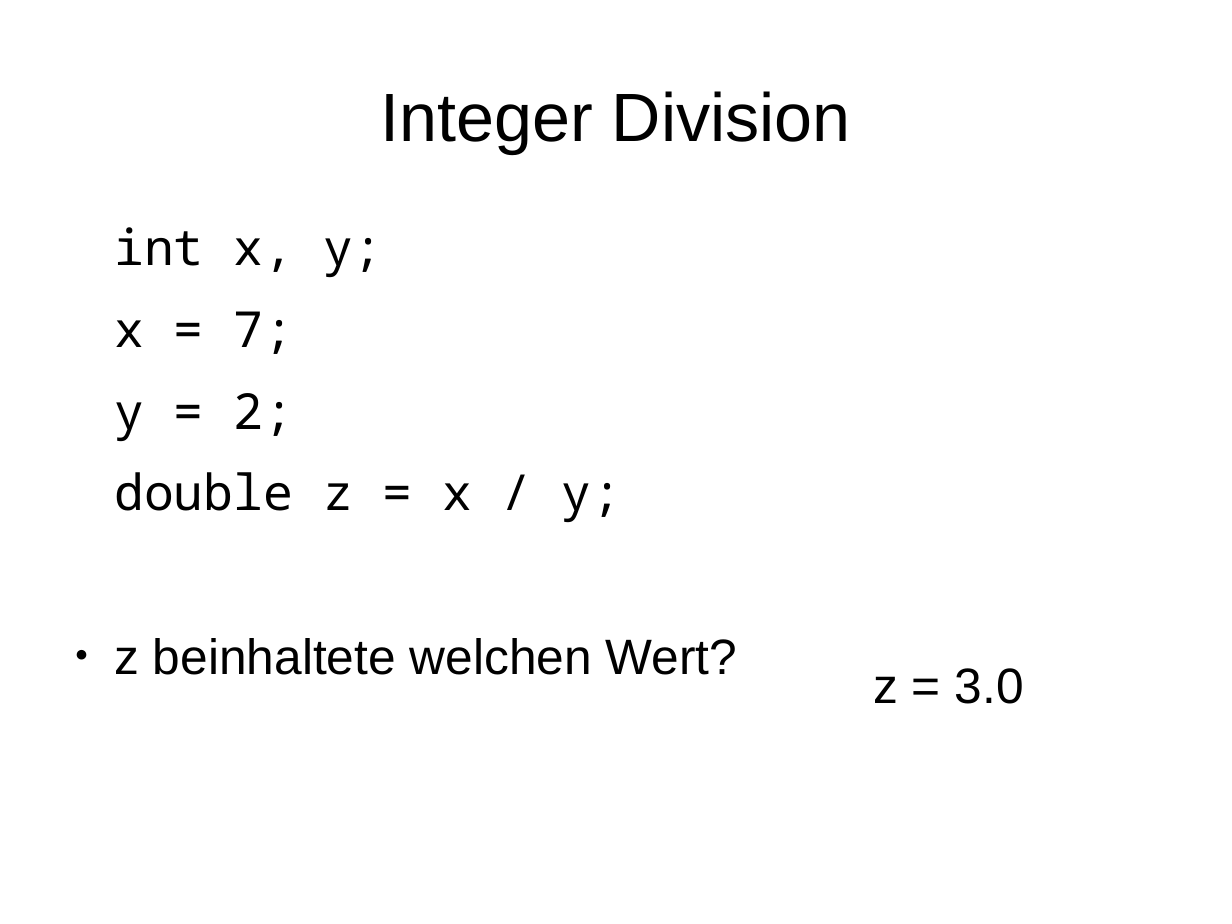
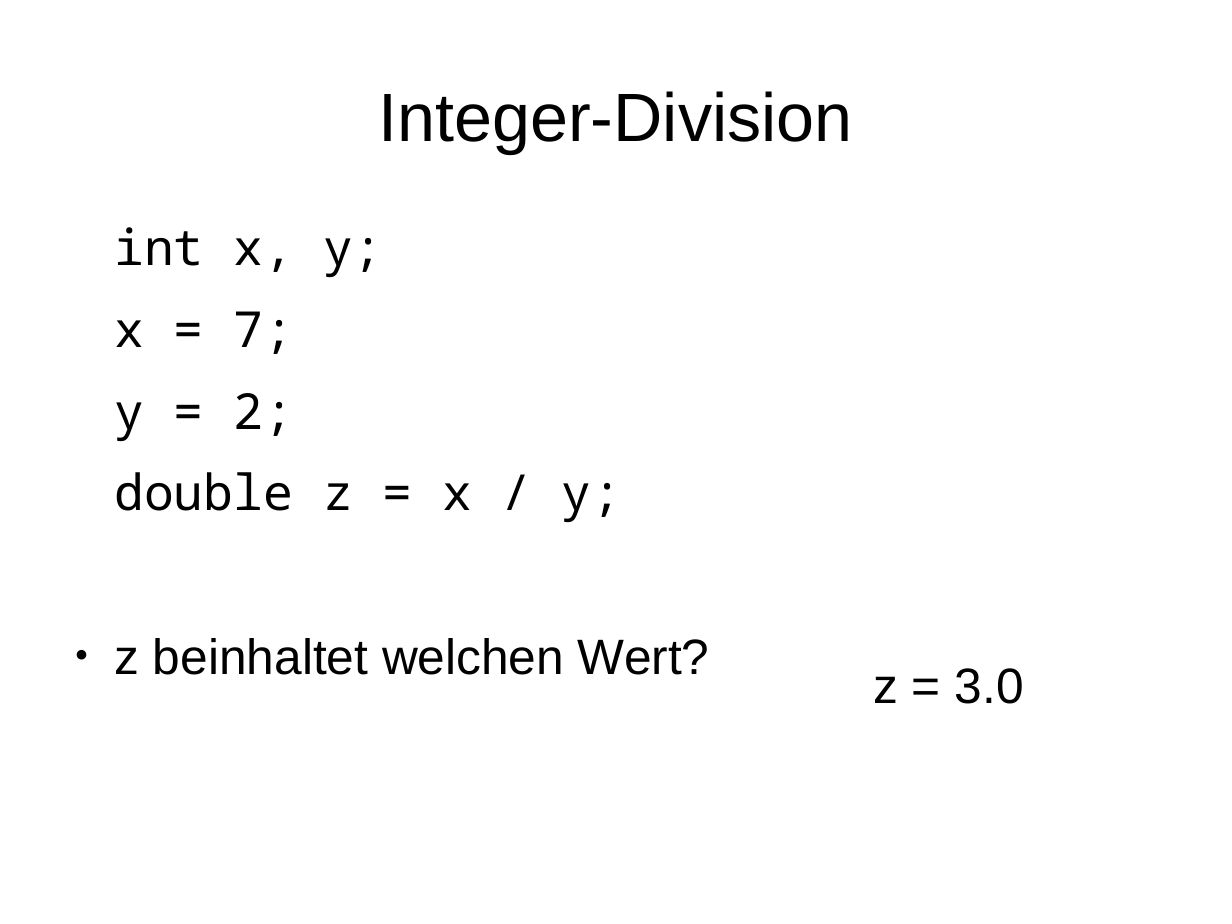
Before and after one commit to phdu/vorkurs, a slide deck: slide 21 of Tag_1/folien_tag_1.odp. Drawn at 1232x924 pixels with LibreOffice and Linux fonts; fonts in the diff are those of the drawing. Boxes give left, top, right and bottom in pixels: in the first picture for what was removed or moved away, otherwise in the second. Text is boxed around its words. In the diff, an @@ line names an element or a change of style, - is before the commit and + after.

```diff
--- a/Tag_1/folien_tag_1.odp
+++ b/Tag_1/folien_tag_1.odp
@@ title at bbox=[379, 91, 853, 154]: text changed @@
-Integer Division
+Integer-Division
@@ text at bbox=[114, 638, 710, 675]: text changed @@
-● z beinhaltete welchen Wert?
+● z beinhaltet welchen Wert?
```
Also in this commit, not shown: 7 other slides changed.
